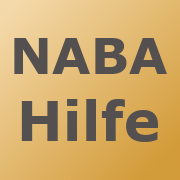
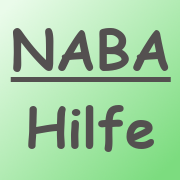
Comparing the layer stacks of the two 180 × 180 images. Changes:
painted on "NABA ..." over [10, 28, 171, 152]
renamed "apple-touch-icon.png" to "Hintergrund", painted on it over [0, 0, 180, 180]